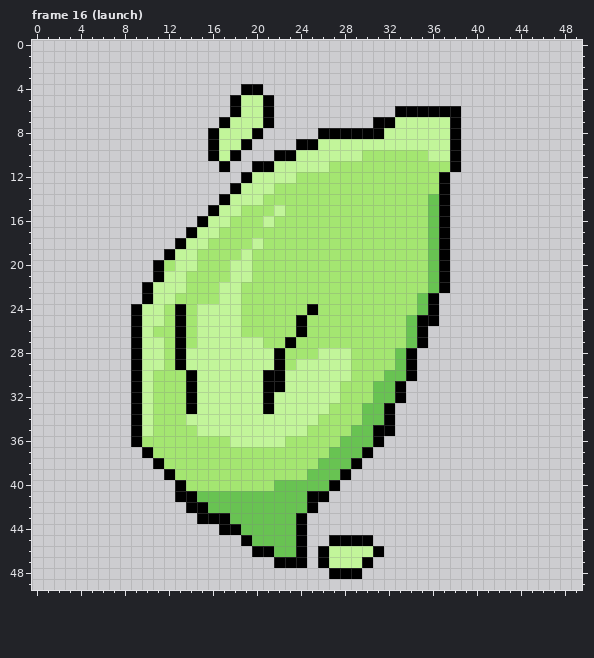
Two states of a pixel-art file, Slime's Ascension Floors of Flux/Assets/Sprites/playerANI.aseprite. Above: the version before the commit.
50x50 pixels, 17 frames. Shown: frame 16 (launch). The commit also changed other frames, which this record leaves out.
The result:
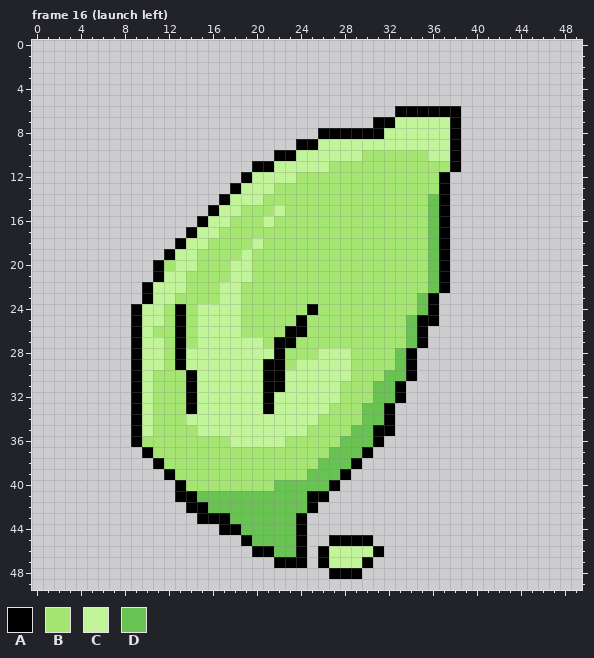
Palette (. is transparent): A #000000  B #a4e671  C #c2f59a  D #68c352
Edits made:
--- frame 16 (launch left), layers "Layer 1", "Layer 2"
@@ x 14..23 @@
  3 ..........
- 4 .....AA...
- 5 ....ACCA..
- 6 ....ACCA..
- 7 ...ACCCA..
- 8 ..ACCCA...
- 9 ..ACCA....
-10 ..ACA...AA
-11 ...A..AACC
+ 4 ..........
+ 5 ..........
+ 6 ..........
+ 7 ..........
+ 8 ..........
+ 9 ..........
+10 ........AA
+11 ......AACC
 12 .....ACCCC
@@ x 19..25 @@
 25 BBBBBAB
-26 BBBBBAB
-27 CCBBABB
+26 BBBBAAB
+27 CCBAABB
 28 CCCABBB
-29 CCCABCC
+29 CCAABCC
 30 CCAACCC
Where, in picture pixels (left, top, right, bottom), the same in both pictures:
erased: (208, 84, 274, 172)
changed: (263, 326, 296, 370)
